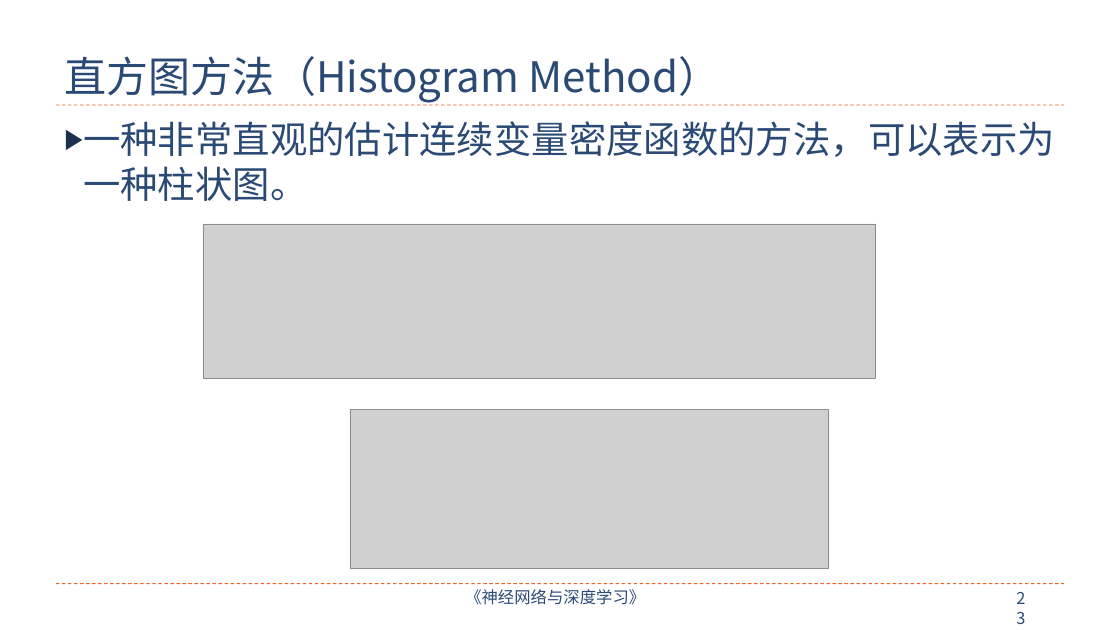
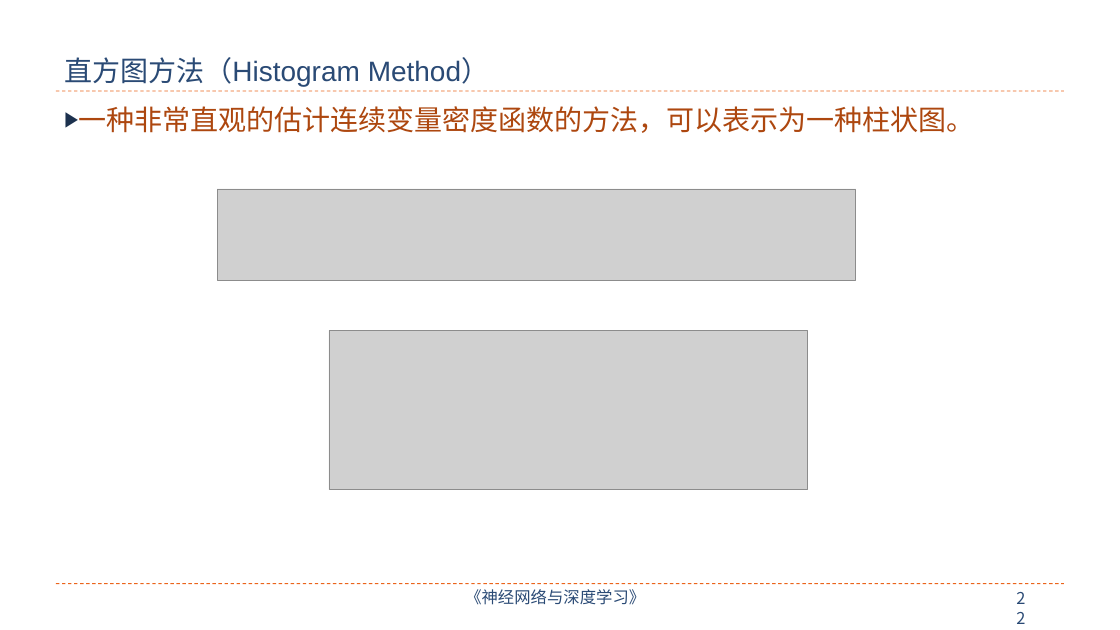
Before and after one commit to nndl/nndl.github.io, a slide deck: slide 22 of ppt/chap-无监督学习.pptx (slide 23 before the commit). Drawn at 1120x630 pixels with LibreOffice and Linux fonts; fonts in the diff are those of the drawing; grey boxes stand for pictures. Boxes give left, top, right and bottom in pixels: in the first picture for what was removed or moved away, otherwise in the second. Text is boxed around its words. In the diff, an @@ line names an element or a change of style, - is before the commit and + after.

```diff
--- a/ppt/chap-无监督学习.pptx
+++ b/ppt/chap-无监督学习.pptx
@@ title "直方图方法（Histogram Method）" at box(64, 57, 489, 87): size 36 to 24 pt, font Noto Sans CJK SC to Arial @@
@@ text "一种非常直观的估计连续变量密度函数的方法，可以表示为一种柱状图。": place and size @@
-text "一种非常直观的估计连续变量密度函数的方法，可以表示为一种柱状图。" at box(83, 121, 1055, 201)
+text "一种非常直观的估计连续变量密度函数的方法，可以表示为一种柱状图。" at box(79, 106, 975, 133)
@@ text "一种非常直观的估计连续变量密度函数的方法，可以表示为一种柱状图。" at box(79, 106, 975, 133): size 32 to 24 pt, font Noto Sans CJK SC to Times New Roman, text colour #2A4A75 to #AD470F; indent changed; less space between paragraphs @@
@@ line moved from (56, 105) - (1065, 105) to (56, 91) - (1065, 91) @@
@@ picture added at box(217, 189, 855, 280) @@
@@ picture removed at box(203, 224, 875, 378) @@
@@ picture: place and size @@
-picture at box(350, 410, 829, 569)
+picture at box(329, 330, 808, 489)
```
Also in this commit, not shown: 20 other slides changed, 7 slides added, 6 slides removed, 1 other file.
